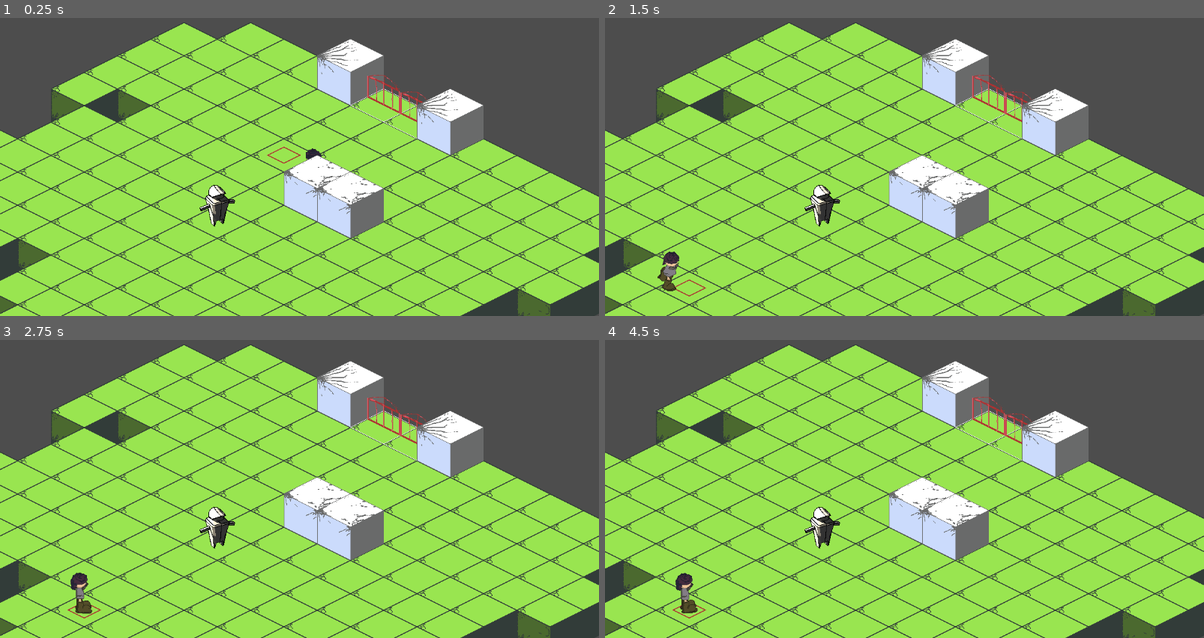
Above: before the commit, frames 1-4 (two rows, left to right).
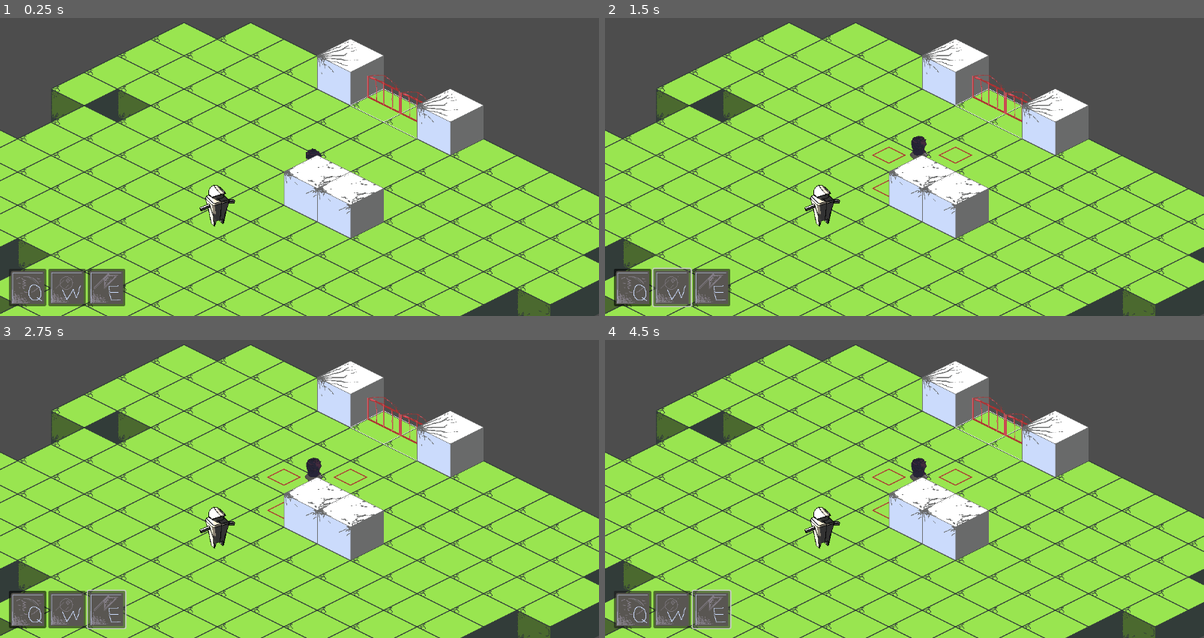
Above: after the commit, the same moments.

Repository: doriocsetina/feedback-love
Game: Godot game, scene res://scenes/main.tscn
Two runs of this game, one before a commit and one after it. Both use one fixed random seed, a clock stepped at 60 frames per second and the inputs below.
Inputs (mouse positions are in pixels of both pictures, inside the frame that each line leads up to):
- Up to frame 1 (0.25 s): no input
- Up to frame 2 (1.5 s): click (634, 286) at 0.52 s; click (670, 286) at 1.27 s
- Up to frame 3 (2.75 s): click (107, 608) at 2.02 s
- Up to frame 4 (4.5 s): click (634, 608) at 2.77 s; click (670, 608) at 3.52 s; click (712, 608) at 4.27 s

The runs differ from the first frame. In frame 1, 2.4% of the frame differs, in the area x 1-51%, y 43-97%; in frame 2, 2.8%; in frame 3, 2.9%, in the area x 1-62%, y 39-97%; in frame 4, 2.9%.

Commit message:
added gui

Diff:
--- /dev/null
+++ b/scenes/gui.gd
@@ -0,0 +1,23 @@
+extends Control
+
+
+# Called when the node enters the scene tree for the first time.
+@onready var character = get_node("/root/main/obstacles/player")  # Adjust the path as necessary
+
+func _ready():
+	$abilities/dash.pressed.connect(self._on_dash_button_pressed)
+	$abilities/attack.pressed.connect(self._on_attack_button_pressed)
+	$abilities/shield.pressed.connect(self._on_shield_button_pressed)
+
+func _on_dash_button_pressed():
+	character.use_dash()
+
+func _on_shield_button_pressed():
+	character.use_shield()
+
+func _on_attack_button_pressed():
+	character.use_attack()
+
+# Called every frame. 'delta' is the elapsed time since the previous frame.
+func _process(delta: float) -> void:
+	pass
--- a/scenes/main.tscn
+++ b/scenes/main.tscn
@@ -8,6 +8,10 @@
 [ext_resource type="PackedScene" uid="uid://b3dk0plajy1xi" path="res://scenes/sbirro_basic.tscn" id="5_bhaqa"]
 [ext_resource type="Script" path="res://scenes/selectlayer.gd" id="6_ed7fd"]
 [ext_resource type="Texture2D" uid="uid://cbg18xrnf025a" path="res://assets/terrain/selected.png" id="6_xl4vs"]
+[ext_resource type="Texture2D" uid="uid://85pmakql5i7o" path="res://assets/ui/Q-ui.png" id="9_gyy40"]
+[ext_resource type="Script" path="res://scenes/gui.gd" id="9_yxl6k"]
+[ext_resource type="Texture2D" uid="uid://bvcsx4ant6vi0" path="res://assets/ui/W-ui.png" id="10_nonpg"]
+[ext_resource type="Texture2D" uid="uid://cdp7xub8742xj" path="res://assets/ui/E-ui.png" id="11_p8m5c"]
 
 [sub_resource type="TileSetAtlasSource" id="TileSetAtlasSource_tohe1"]
 texture = ExtResource("6_xl4vs")
@@ -29,7 +33,9 @@
 tile_size = Vector2i(128, 64)
 sources/0 = SubResource("TileSetAtlasSource_tohe1")
 
-[node name="Main" type="Node2D"]
+[sub_resource type="Theme" id="Theme_v72uv"]
+
+[node name="main" type="Node2D"]
 script = ExtResource("1_auub7")
 
 [node name="obstacles" type="TileMapLayer" parent="."]
@@ -54,9 +60,37 @@
 tile_set = ExtResource("2_2jtd5")
 script = ExtResource("3_aadoj")
 
+[node name="select" type="TileMapLayer" parent="."]
+tile_set = SubResource("TileSet_eafyg")
+script = ExtResource("6_ed7fd")
+
 [node name="Camera2D" type="Camera2D" parent="."]
 position = Vector2(-34, -46)
 
-[node name="select" type="TileMapLayer" parent="."]
-tile_set = SubResource("TileSet_eafyg")
-script = ExtResource("6_ed7fd")
+[node name="GUI" type="Control" parent="."]
+layout_mode = 3
+anchors_preset = 0
+offset_right = 40.0
+offset_bottom = 40.0
+script = ExtResource("9_yxl6k")
+
+[node name="abilities" type="HBoxContainer" parent="GUI"]
+layout_mode = 0
+offset_left = -593.0
+offset_top = 187.0
+offset_right = -386.0
+offset_bottom = 259.0
+theme = SubResource("Theme_v72uv")
+
+[node name="dash" type="Button" parent="GUI/abilities"]
+layout_mode = 2
+toggle_mode = true
+icon = ExtResource("9_gyy40")
+
+[node name="attack" type="Button" parent="GUI/abilities"]
+layout_mode = 2
+icon = ExtResource("10_nonpg")
+
+[node name="shield" type="Button" parent="GUI/abilities"]
+layout_mode = 2
+icon = ExtResource("11_p8m5c")
--- a/scenes/player.gd
+++ b/scenes/player.gd
@@ -3,10 +3,25 @@
 var direction : Vector2 = Vector2.ZERO
 const tile_size = Vector2(128, 64)
 var selected_tile = Vector2(0, 0)
+enum Abilities { NONE, DASH, SHIELD, ATTACK }
 
 @onready var animation_tree: AnimationTree = $AnimationTree
-#
 @onready var obstacles: TileMapLayer = get_parent();
+
+
+var current_ability = Abilities.NONE
+
+func use_dash():
+	current_ability = Abilities.DASH
+
+func use_shield():
+	current_ability = Abilities.SHIELD
+
+func use_attack():
+	current_ability = Abilities.ATTACK
+
+func reset_ability():
+	current_ability = Abilities.NONE
 
 func _onready():
 	pass
@@ -15,6 +30,7 @@
 	if event is InputEventMouseButton and event.button_index == MOUSE_BUTTON_LEFT and event.is_pressed():
 		var tile_map_layer = Main.get_tile_map_layer()
 		if tile_map_layer:
+			print("clicked")
 			var tile_pos = tile_map_layer.local_to_map(get_global_mouse_position())
 			if is_adjacent_and_valid(tile_pos):
 				selected_tile = tile_map_layer.map_to_local(tile_pos)
@@ -30,11 +46,11 @@
 	else:
 		set_walking(false)
 
-# Check if the tile is adjacent and valid
+# Check if the tile is adjacent and valids
 func is_adjacent_and_valid(tile_pos: Vector2i) -> bool:
 	var tile_map_layer = Main.get_tile_map_layer()
 	var distance = tile_map_layer.local_to_map(position) - tile_pos
-	if distance.x <= 1 and distance.y <= 1:
+	if abs(distance.x) <= 1 and abs(distance.y) <= 1:
 		print("distance is: ", distance)
 
 		if tile_pos not in obstacles.obstacle_tiles:
--- a/scenes/player.tscn
+++ b/scenes/player.tscn
@@ -5,7 +5,7 @@
 [ext_resource type="Texture2D" uid="uid://dxogk7deoaeam" path="res://assets/sprites/alex/alex-walking-spritesheet-0.png" id="3_o0tt4"]
 
 [sub_resource type="CircleShape2D" id="CircleShape2D_7jtq3"]
-radius = 34.2345
+radius = 13.0928
 
 [sub_resource type="Animation" id="Animation_qu3lu"]
 length = 1.00001
@@ -1653,7 +1653,7 @@
 "speed": 18.0
 }]
 
-[node name="CharacterBody2D" type="CharacterBody2D"]
+[node name="player" type="CharacterBody2D"]
 z_index = 1
 y_sort_enabled = true
 script = ExtResource("1_8vpsy")
@@ -1662,7 +1662,6 @@
 z_index = 1
 y_sort_enabled = true
 position = Vector2(-1, -1.00001)
-scale = Vector2(1.525, 2.485)
 shape = SubResource("CircleShape2D_7jtq3")
 
 [node name="AnimationPlayer" type="AnimationPlayer" parent="."]
@@ -1682,4 +1681,4 @@
 position = Vector2(-4, -28)
 sprite_frames = SubResource("SpriteFrames_5en2h")
 animation = &"idle_right"
-frame = 4
+frame = 1
--- a/scenes/selectlayer.gd
+++ b/scenes/selectlayer.gd
@@ -1,19 +1,39 @@
 extends TileMapLayer
 
 var previous_tile = null
+@onready var character = get_node("/root/main/obstacles/player")  # Adjust the path as necessary
 
 # Called when the node enters the scene tree for the first time.
 func _ready() -> void:
-	pass # Replace with function body.
-
+	pass
 
 # Called every frame. 'delta' is the elapsed time since the previous frame.
 func _process(delta: float) -> void:
-	var tile = local_to_map(get_global_mouse_position())
+	var tile = local_to_map(character.position)
 
 	if previous_tile != null and previous_tile != tile:
 		set_cell(previous_tile, -1)
 
-	set_cell(tile, 0, Vector2i(0, 0))
+	# Reflect the character's ability in the tile selection
+	match character.current_ability:
+		character.Abilities.DASH:
+			# Allow moving two tiles
+			set_cell(tile, 0, Vector2i(0, 0))
+			set_cell(tile + Vector2i(1, 0), 0, Vector2i(0, 0))
+			set_cell(tile + Vector2i(0, 1), 0, Vector2i(0, 0))
+			set_cell(tile + Vector2i(1, 1), 0, Vector2i(0, 0))
+		character.Abilities.SHIELD:
+			# No movement, just highlight the current tile
+			set_cell(tile, 0, Vector2i(0, 0))
+		character.Abilities.ATTACK:
+			# Allow moving in four basic directions
+			set_cell(tile, 0, Vector2i(0, 0))
+			set_cell(tile + Vector2i(1, 0), 0, Vector2i(0, 0))
+			set_cell(tile + Vector2i(-1, 0), 0, Vector2i(0, 0))
+			set_cell(tile + Vector2i(0, 1), 0, Vector2i(0, 0))
+			set_cell(tile + Vector2i(0, -1), 0, Vector2i(0, 0))
+		character.Abilities.NONE:
+			# Default behavior
+			set_cell(tile, 0, Vector2i(0, 0))
 
 	previous_tile = tile
Binary file added: assets/ui/E-ui.png
Not shown, added: assets/ui/E-ui.png.import
Binary file added: assets/ui/GUIGENERIC.png
Not shown, added: assets/ui/GUIGENERIC.png.import
Binary file added: assets/ui/Q-ui.png
Not shown, added: assets/ui/Q-ui.png.import
Binary file added: assets/ui/W-ui.png
Not shown, added: assets/ui/W-ui.png.import
Binary file added: assets/ui/attack-tile.png
Not shown, added: assets/ui/attack-tile.png.import
Binary file added: assets/ui/range-tile.png
Not shown, added: assets/ui/range-tile.png.import
(and 1 more such lines)
